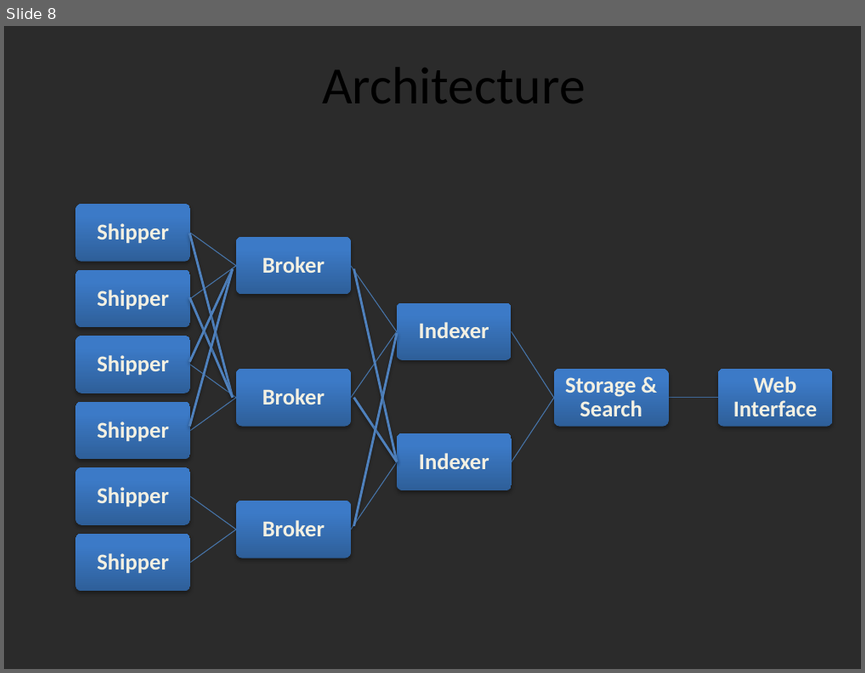
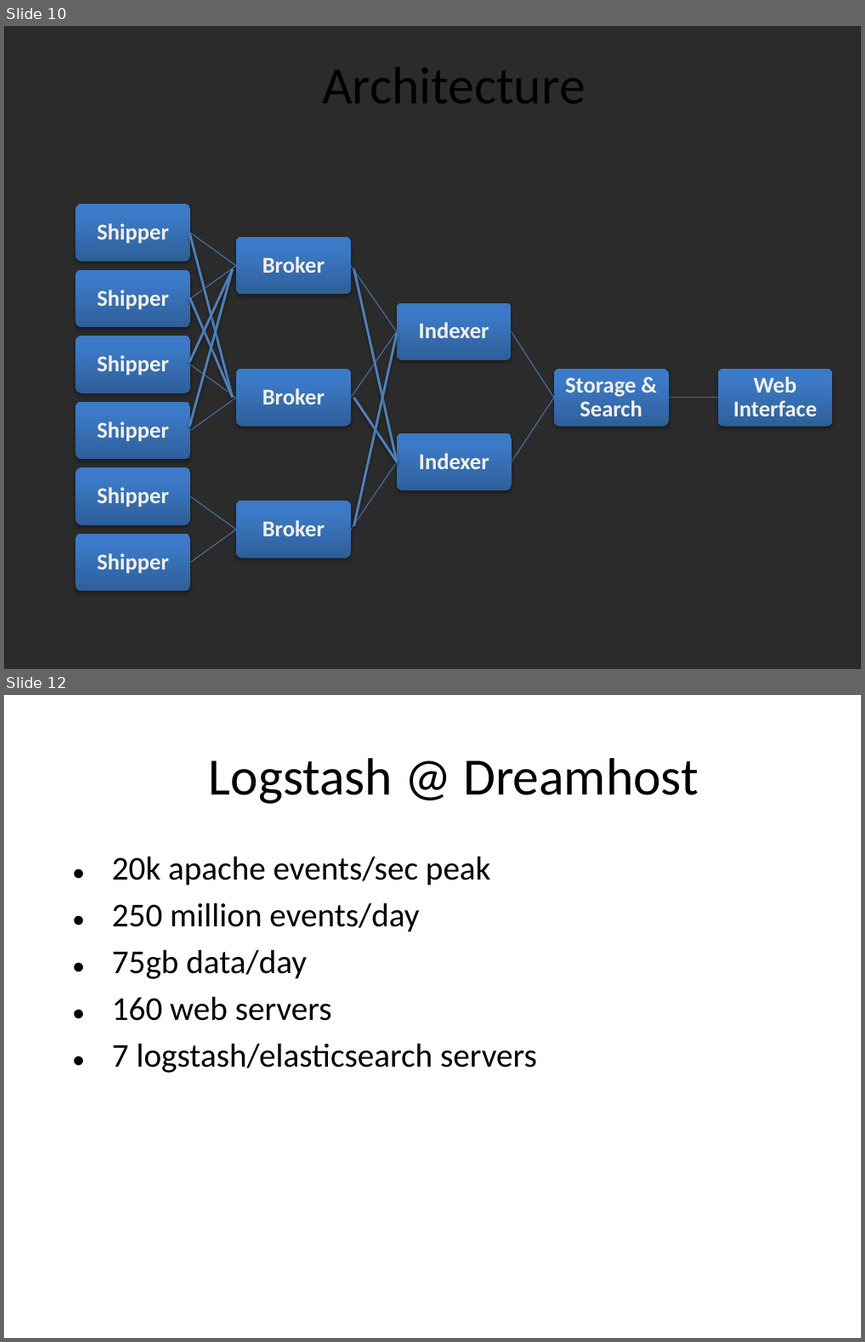
Before and after one commit to mtscout6/my-presentations, a slide deck: Logstash/Logstash slide deck.pptx. Shown one above the other, each under a label of ours: slide 8 before the commit, slides 10 and 12 after it; the slides between them are not shown. The pictures are 865x673 and 865x1342 pixels, drawn with LibreOffice and Linux fonts; fonts in the diff are those of the drawing; background and template pictures are left out; a plain dark background stands for a picture behind light text. Boxes give left, top, right and bottom in pixels: in the first picture for what was removed or moved away, otherwise in the second. Text is boxed around its words. In the diff, an @@ line names an element or a change of style, - is before the commit and + after.

Commit message:
Updated slide deck for logstash presentation

```diff
--- a/Logstash/Logstash slide deck.pptx
+++ b/Logstash/Logstash slide deck.pptx
@@ slide 12 added at [4,695,861,1338], background picture (left out) @@
@@ title added at [209,758,698,804], 44 pt, text #000000 @@
+Logstash @ Dreamhost
@@ text added at [112,856,537,1072], 28 pt, text #000000 @@
+• 20k apache events/sec peak
+• 250 million events/day
+• 75gb data/day
+• 160 web servers
+• 7 logstash/elasticsearch servers
@@ what was slide 8 is now slide 10 @@
```
Also in this commit, not shown: 5 slides changed, 4 other slides added, 1 other file.
